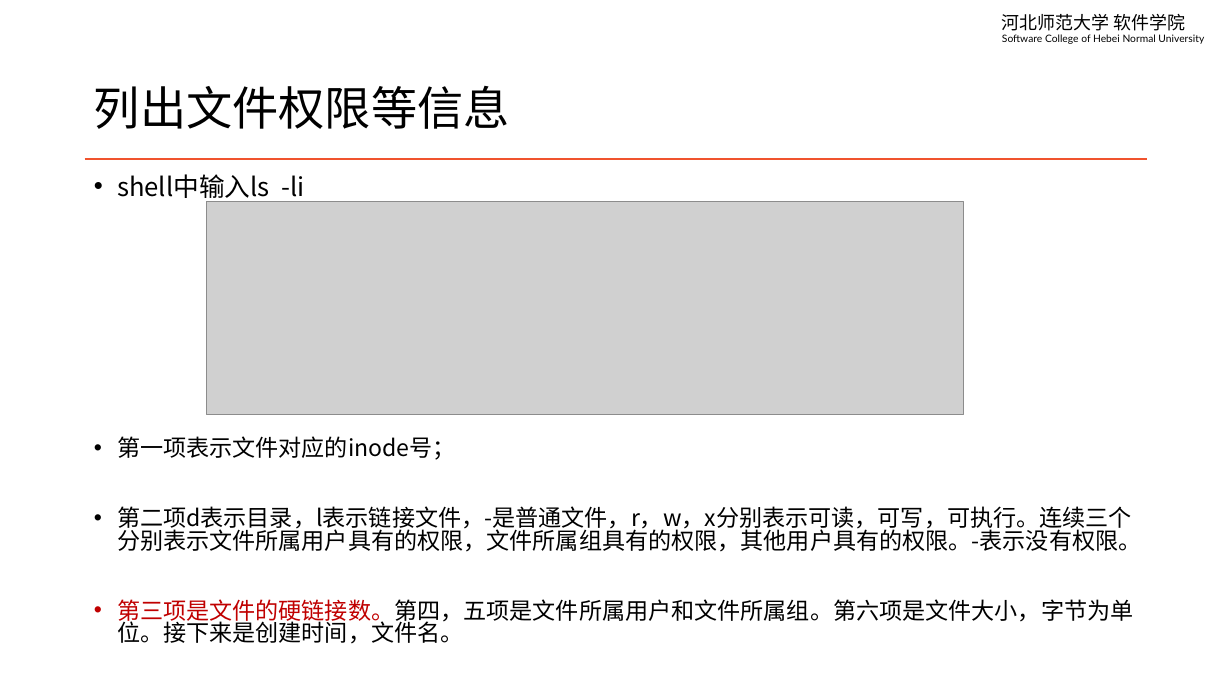
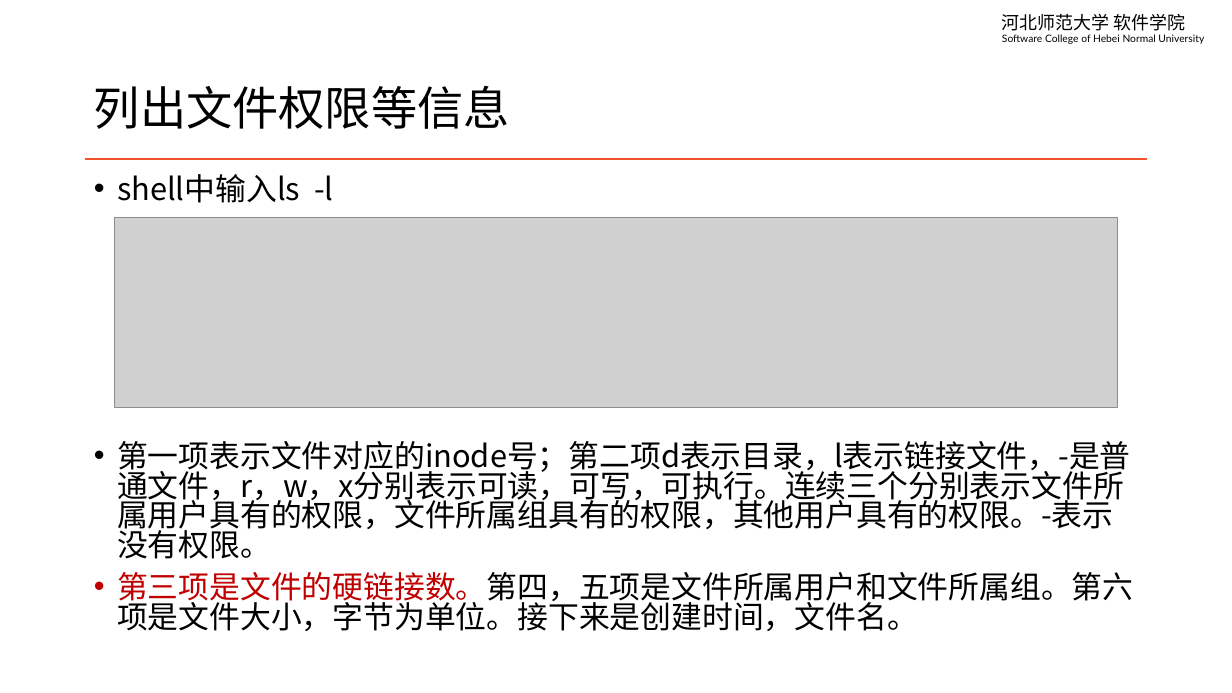
Before and after one commit to edu2act/course-linux-system, a slide deck: slide 7 of materials/slides/ch08-file-management.pptx (slide 6 before the commit). Drawn at 1232x693 pixels with LibreOffice and Linux fonts; fonts in the diff are those of the drawing; grey boxes stand for pictures. Boxes give left, top, right and bottom in pixels: in the first picture for what was removed or moved away, otherwise in the second. Text is boxed around its words. In the diff, an @@ line names an element or a change of style, - is before the commit and + after.

```diff
--- a/materials/slides/ch08-file-management.pptx
+++ b/materials/slides/ch08-file-management.pptx
@@ text at (x1=117, y1=174, x2=1131, y2=559): text changed; size 18 to 24 pt @@
-• shell中输入ls -li
-• 第一项表示文件对应的inode号；
-• 第二项d表示目录，l表示链接文件，-是普通文件，r，w，x分别表示可读，可写，可执行。连续三个分别表示文件所属用户具有的权限，文件所属组具有的权限，其他用户具有的权限。-表示没有权限。
+• shell中输入ls -l
+• 第一项表示文件对应的inode号；第二项d表示目录，l表示链接文件，-是普通文件，r，w，x分别表示可读，可写，可执行。连续三个分别表示文件所属用户具有的权限，文件所属组具有的权限，其他用户具有的权限。-表示没有权限。
@@ picture resized from (x1=207, y1=201, x2=964, y2=415) to (x1=115, y1=218, x2=1118, y2=409) @@
@@ text at (x1=117, y1=572, x2=1133, y2=631): size 18 to 24 pt in "第三项是文件的硬链接数。第四，五项是文件所属用户和文件所属组。第六项是文件大小，字节为单位。接下来是创建时间，文件名。" @@
```
Also in this commit, not shown: 10 other slides changed, 2 slides added, 2 other files.
